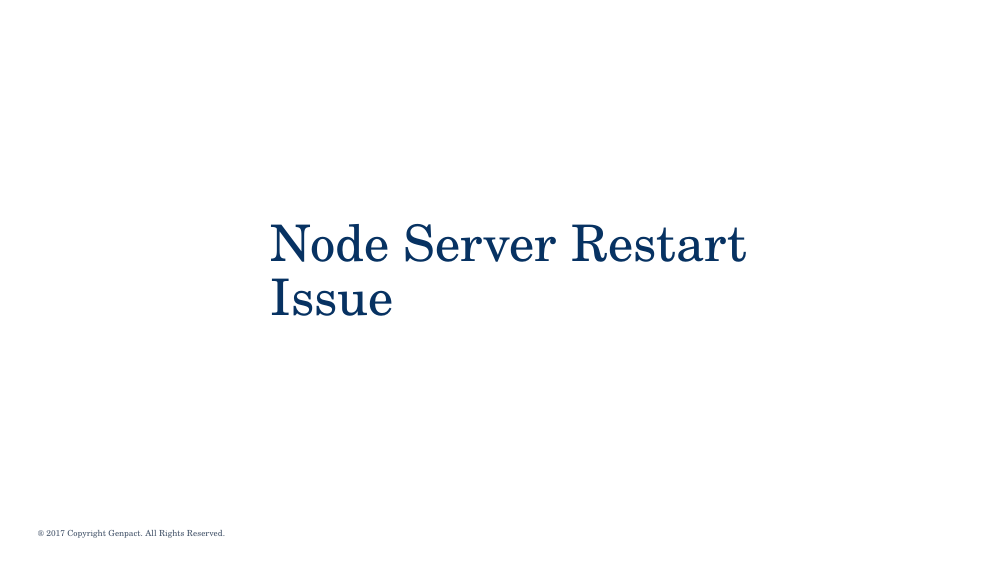
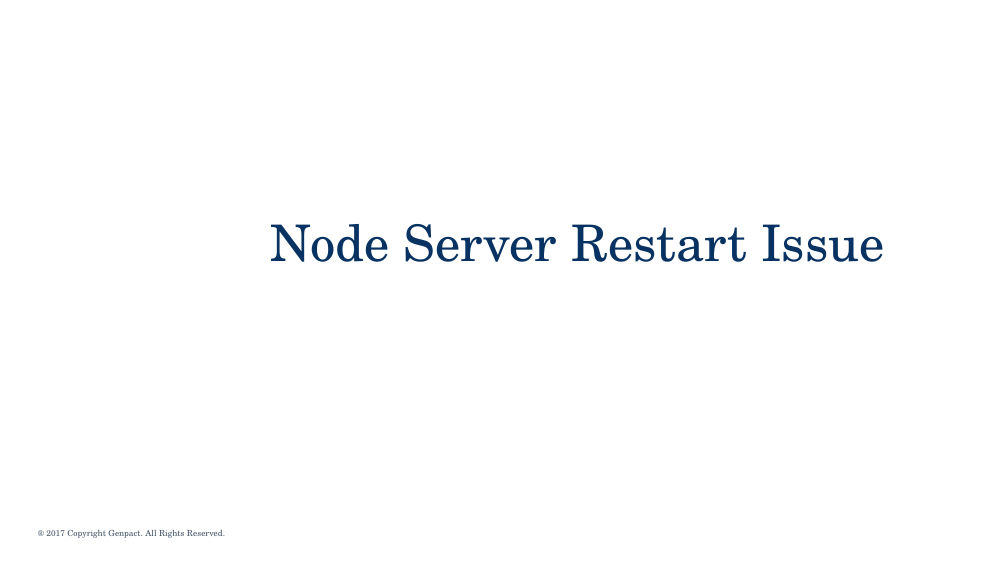
Before and after one commit to Nakshav/GARV, a slide deck: slide 2 of clear_water_issue_analysis.pptx. Drawn at 1008x567 pixels with LibreOffice and Linux fonts; fonts in the diff are those of the drawing; background and template pictures are left out. Boxes give left, top, right and bottom in pixels: in the first picture for what was removed or moved away, otherwise in the second. Text is boxed around its words. In the diff, an @@ line names an element or a change of style, - is before the commit and + after.

```diff
--- a/clear_water_issue_analysis.pptx
+++ b/clear_water_issue_analysis.pptx
@@ text "Node Server Restart Issue" rewrapped from (271,224,747,316) to (271,224,884,262) @@
```
Also in this commit, not shown: 1 other slide changed, 2 slides added, 3 slides removed.
